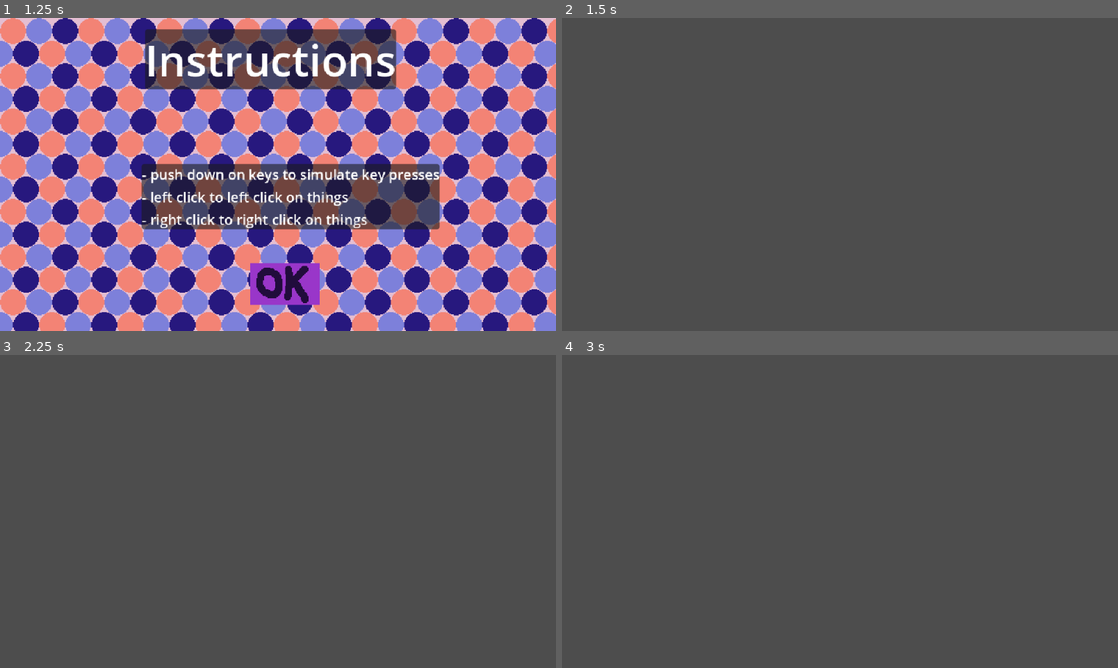
Above: before the commit, frames 1-4 (two rows, left to right).
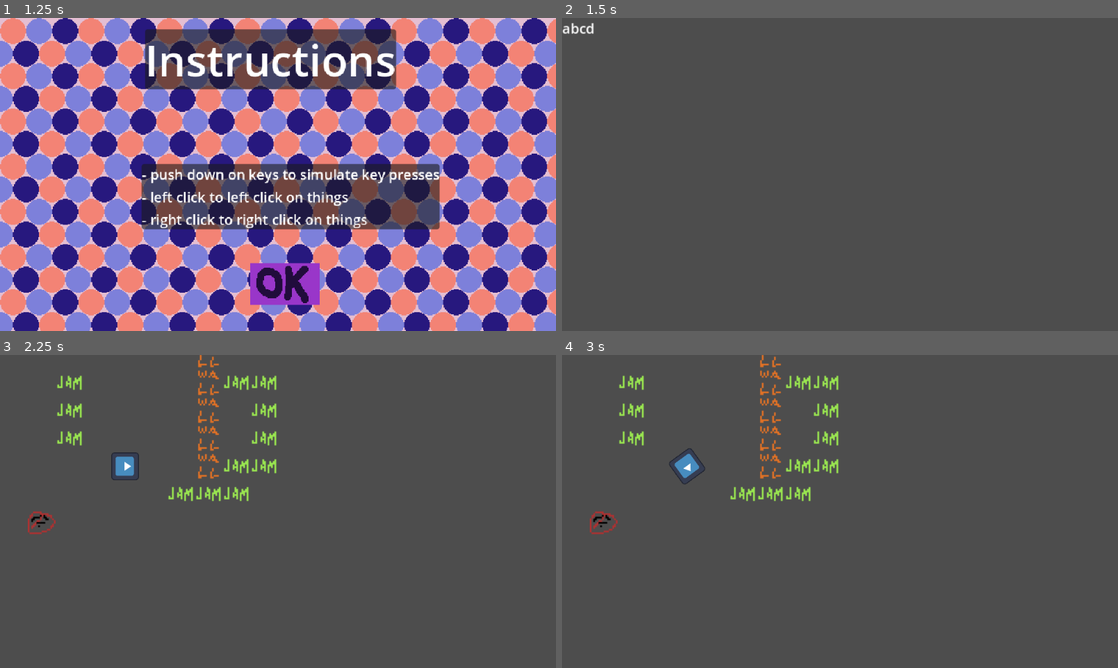
Above: after the commit, the same moments.

Repository: gavelhj/Ludum-Dare-59
Game: Godot game, scene res://UI/titlescreen.tscn
Two runs of this game, one before a commit and one after it. Both use one fixed random seed, a clock stepped at 60 frames per second and the inputs below. The engine's default icon, where the game draws it, is replaced by a stand-in: a white triangle on a blue panel in a dark square.
Inputs (mouse positions are in pixels of both pictures, inside the frame that each line leads up to):
- Up to frame 1 (1.25 s): click (300, 255) at 0.5 s
- Up to frame 2 (1.5 s): click (845, 284) at 1.25 s
- Up to frame 3 (2.25 s): click (227, 426) at 2 s, where only the run after the commit has a clickable "abcd"
- Up to frame 4 (3 s): tap Enter at 2.75 s; hold Right (ui_right) from 2.78 s (still down)

Frame 1 is identical in both runs. In frame 2, 0.1% of the frame differs, in the area x 0-6%, y 1-6%; in frame 3, 2.2%, in the area x 5-50%, y 0-58%; in frame 4, 2.2%.

Commit message:
scene change component
convenient scene changing (explanation inside code)

Diff:
--- a/ludum-dare-59-game/UI/levelselection.tscn
+++ b/ludum-dare-59-game/UI/levelselection.tscn
@@ -1,4 +1,6 @@
-[gd_scene format=3 uid="uid://csx6ctwgvdx26"]
+[gd_scene load_steps=2 format=3 uid="uid://csx6ctwgvdx26"]
+
+[ext_resource type="Script" uid="uid://dbsd0a6y5vqmo" path="res://components/scenechangeComponent.gd" id="1_fd3b1"]
 
 [node name="levelselection" type="Control"]
 layout_mode = 3
@@ -7,3 +9,20 @@
 anchor_bottom = 1.0
 grow_horizontal = 2
 grow_vertical = 2
+
+[node name="test" type="TextureButton" parent="."]
+layout_mode = 0
+offset_right = 520.0
+offset_bottom = 168.0
+
+[node name="SceneChangeComponent" type="Node" parent="test" node_paths=PackedStringArray("button")]
+script = ExtResource("1_fd3b1")
+button = NodePath("..")
+scene_path = "scenes/world"
+metadata/_custom_type_script = "uid://dbsd0a6y5vqmo"
+
+[node name="Label" type="Label" parent="test"]
+layout_mode = 0
+offset_right = 40.0
+offset_bottom = 23.0
+text = "abcd"
--- /dev/null
+++ b/ludum-dare-59-game/components/scenechangeComponent.gd
@@ -0,0 +1,23 @@
+class_name SceneChangeComponent
+# basically like creating a new type of node
+# nodes are all just classes
+
+extends Node
+# inherit methods from the "Node" class
+# (it also appears in the add new node menu now)
+
+@export var button: TextureButton
+@export var scene_path: String
+# variables you can change in the editor outside code
+# like when you add a texture to a button or a position
+
+func open_menu():
+	get_tree().change_scene_to_file(scene_path)
+
+func _ready() -> void:
+	button.pressed.connect(open_menu)
+
+	if not "res://" in scene_path:
+		scene_path = "res://" + scene_path
+	if not ".tscn" in scene_path:
+		scene_path = scene_path + ".tscn"
Not shown, added: ludum-dare-59-game/components/scenechangeComponent.gd.uid
